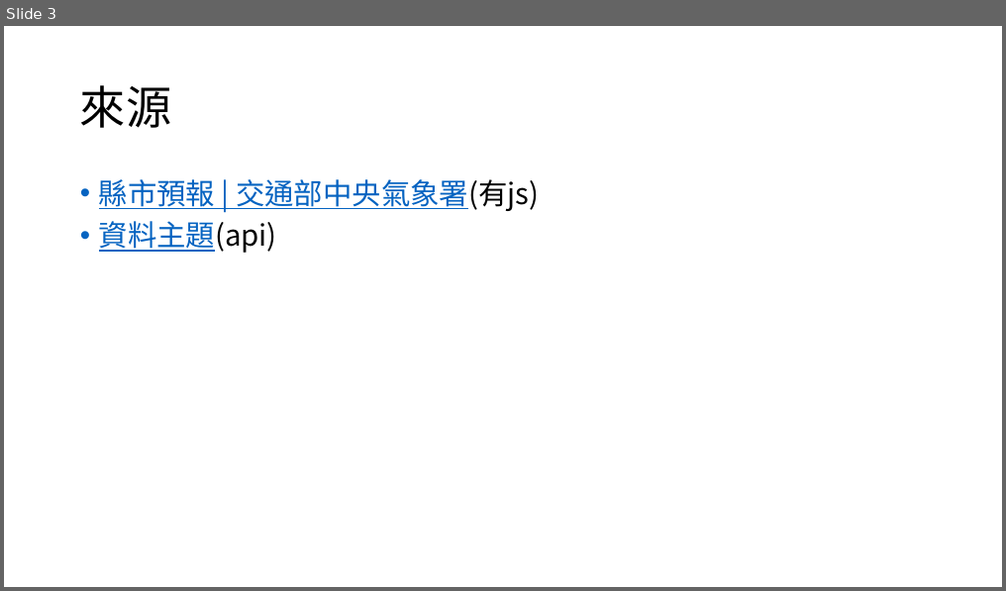
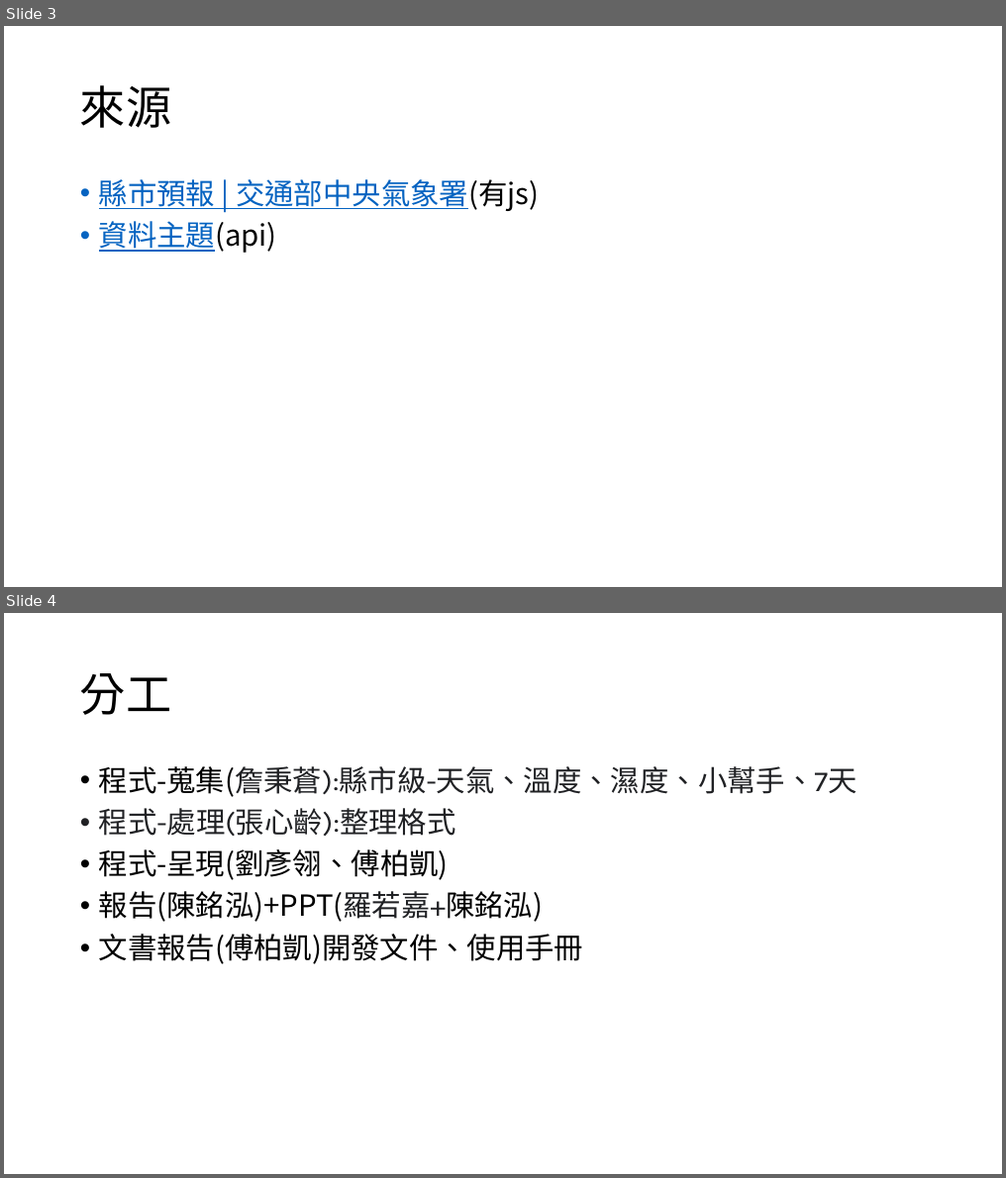
Before and after one commit to The-Hermit-IndieGames/NOU_Python_113-2_Meteorological, a slide deck: 會議簡報.pptx. Shown one above the other, each under a label of ours: slide 3 before the commit, slides 3 and 4 after it. The pictures are 1006x591 and 1006x1178 pixels, drawn with LibreOffice and Linux fonts; fonts in the diff are those of the drawing. Boxes give left, top, right and bottom in pixels: in the first picture for what was removed or moved away, otherwise in the second. Text is boxed around its words. In the diff, an @@ line names an element or a change of style, - is before the commit and + after.

```diff
--- a/會議簡報.pptx
+++ b/會議簡報.pptx
@@ slide 4 added at (x1=4, y1=613, x2=1002, y2=1174), background #FFFFFF @@
@@ title added at (x1=80, y1=673, x2=171, y2=715), 44 pt, text #000000 @@
+分工
@@ text added at (x1=99, y1=766, x2=857, y2=964), 28 pt, text #000000 @@
+• 程式-蒐集(詹秉蒼):縣市級-天氣、溫度、濕度、小幫手、7天
+• 程式-處理(張心齡):整理格式
+• 程式-呈現(劉彥翎、傅柏凱)
+• 報告(陳銘泓)+PPT(羅若嘉+陳銘泓)
+• 文書報告(傅柏凱)開發文件、使用手冊
```
Also in this commit, not shown: 1 other slide added, 2 other files.
